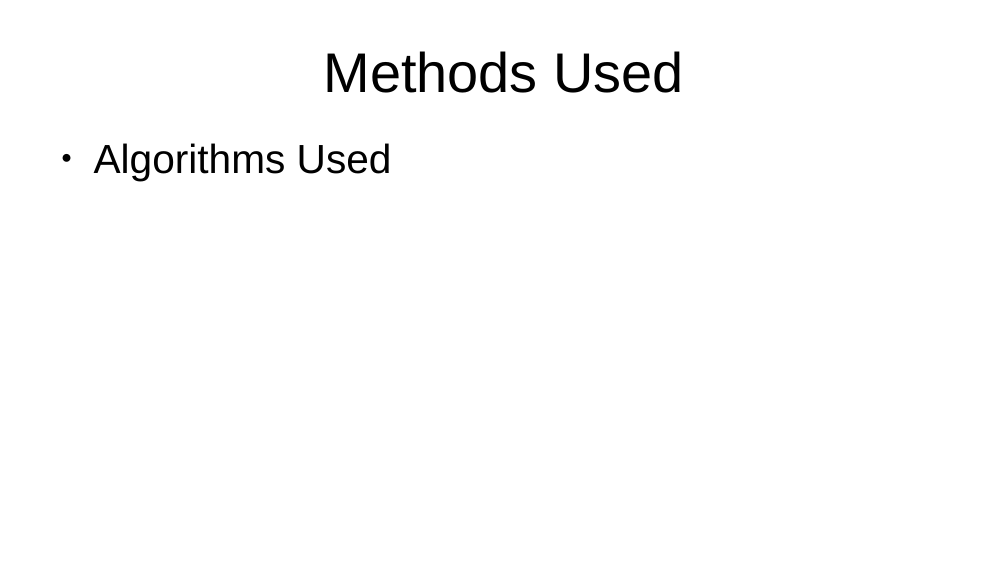
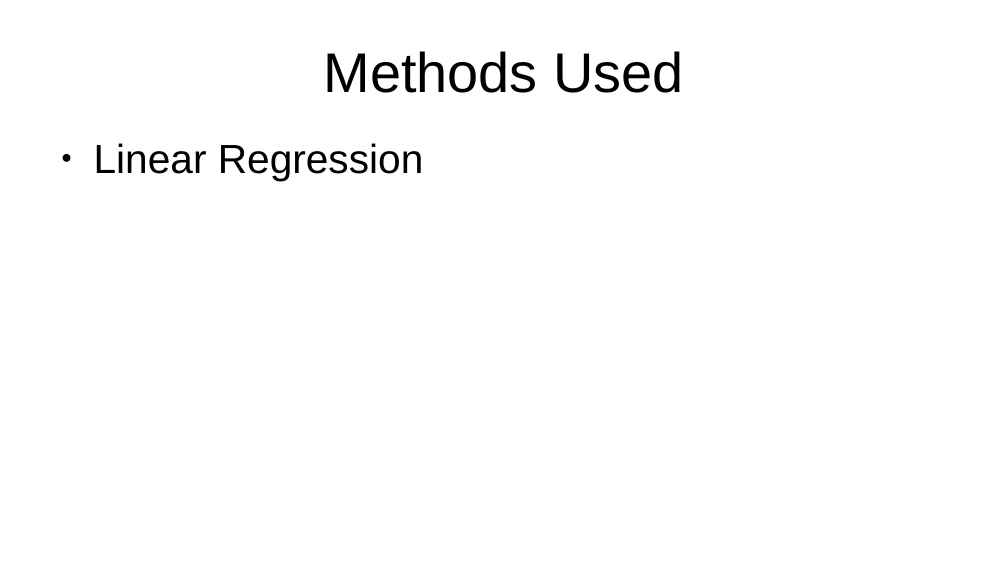
Before and after one commit to vicky-playground/EHR-GDP, a slide deck: slide 15 of does_gdp_impact_health_information_technology_investment.odp. Drawn at 1008x567 pixels with LibreOffice and Linux fonts; fonts in the diff are those of the drawing. Boxes give left, top, right and bottom in pixels: in the first picture for what was removed or moved away, otherwise in the second. Text is boxed around its words. In the diff, an @@ line names an element or a change of style, - is before the commit and + after.

```diff
--- a/does_gdp_impact_health_information_technology_investment.odp
+++ b/does_gdp_impact_health_information_technology_investment.odp
@@ text at (94,143,424,181): text changed @@
-● Algorithms Used
+● Linear Regression
```
Also in this commit, not shown: 4 other slides changed, 34 other files.
